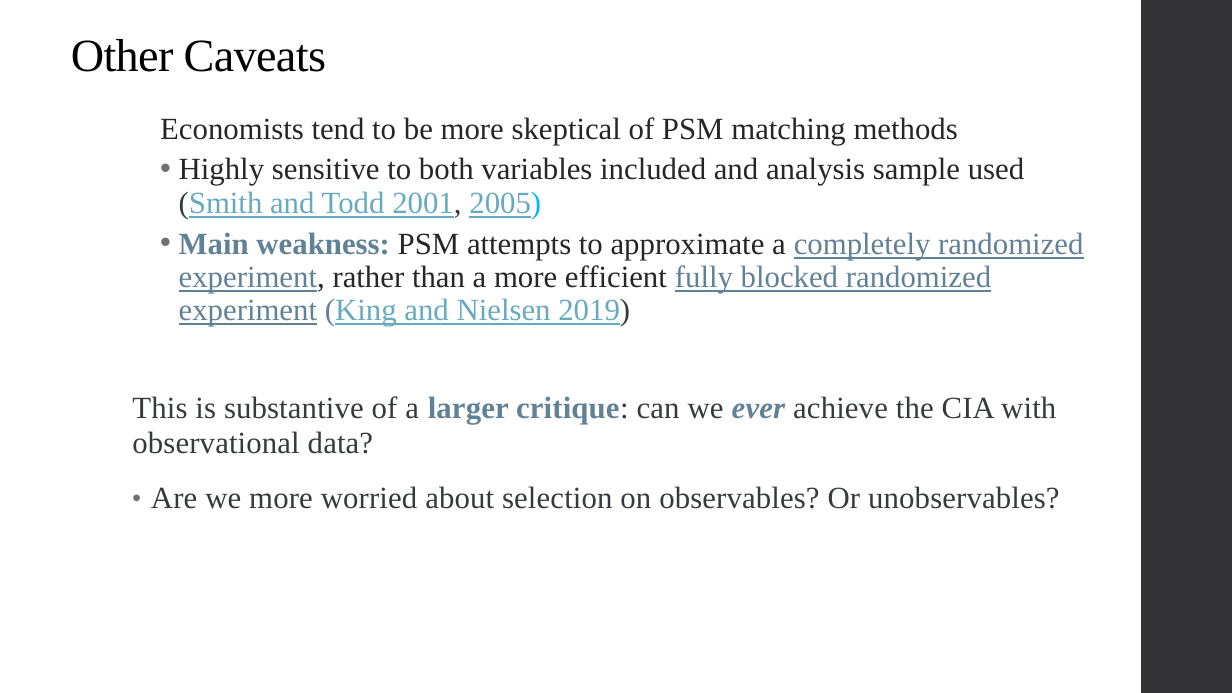
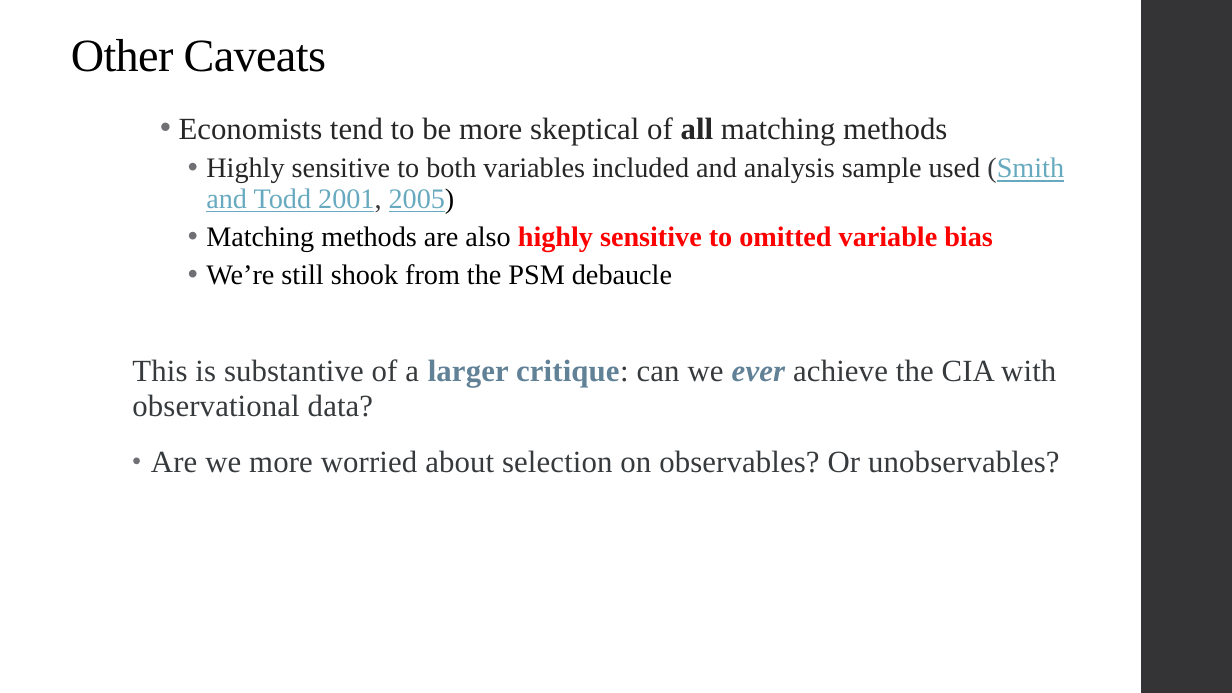
Before and after one commit to qiufei/fork-HAD5744, a slide deck: slide 52 of Lecture05_Matching/Lecture5_Matching_2022F.pptx (slide 43 before the commit). Drawn at 1232x693 pixels with LibreOffice and Linux fonts; fonts in the diff are those of the drawing. Boxes give left, top, right and bottom in pixels: in the first picture for what was removed or moved away, otherwise in the second. Text is boxed around its words. In the diff, an @@ line names an element or a change of style, - is before the commit and + after.

Commit message:
Update Lecture 5

```diff
--- a/Lecture05_Matching/Lecture5_Matching_2022F.pptx
+++ b/Lecture05_Matching/Lecture5_Matching_2022F.pptx
@@ text at (179, 117, 947, 145): text changed @@
-  Economists tend to be more skeptical of PSM matching methods
+  • Economists tend to be more skeptical of all matching methods
@@ text at (206, 157, 1064, 213): size 24 to 22 pt in "Highly sensitive to both variables included and ..."; text colour #00B7FF to #000000 in "2005)"; list level 2 to 3 in "Highly sensitive to both variables ..." @@
@@ text at (206, 226, 993, 285): text changed; size 24 to 22 pt; text colour #618197 to #000000 @@
-  • Main weakness: PSM attempts to approximate a completely randomized experiment, rather than a more efficient fully blocked randomized experiment (King and Nielsen 2019)
+    • Matching methods are also highly sensitive to omitted variable bias
+    • We’re still shook from the PSM debaucle
```
Also in this commit, not shown: 6 other slides changed, 13 slides added, 2 slides removed, 35 other files.
